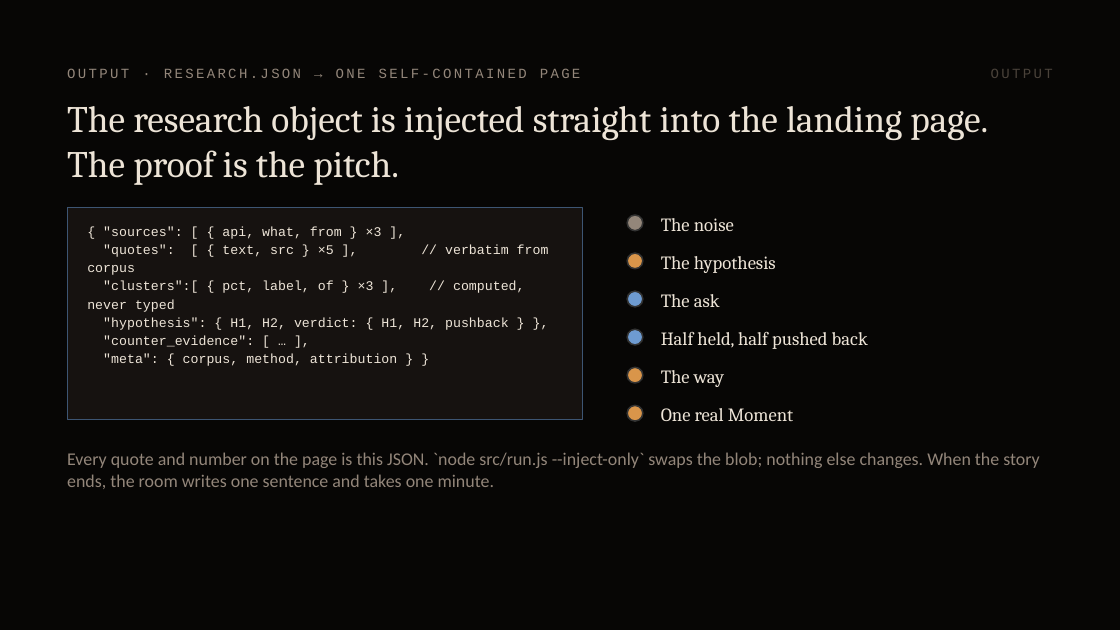
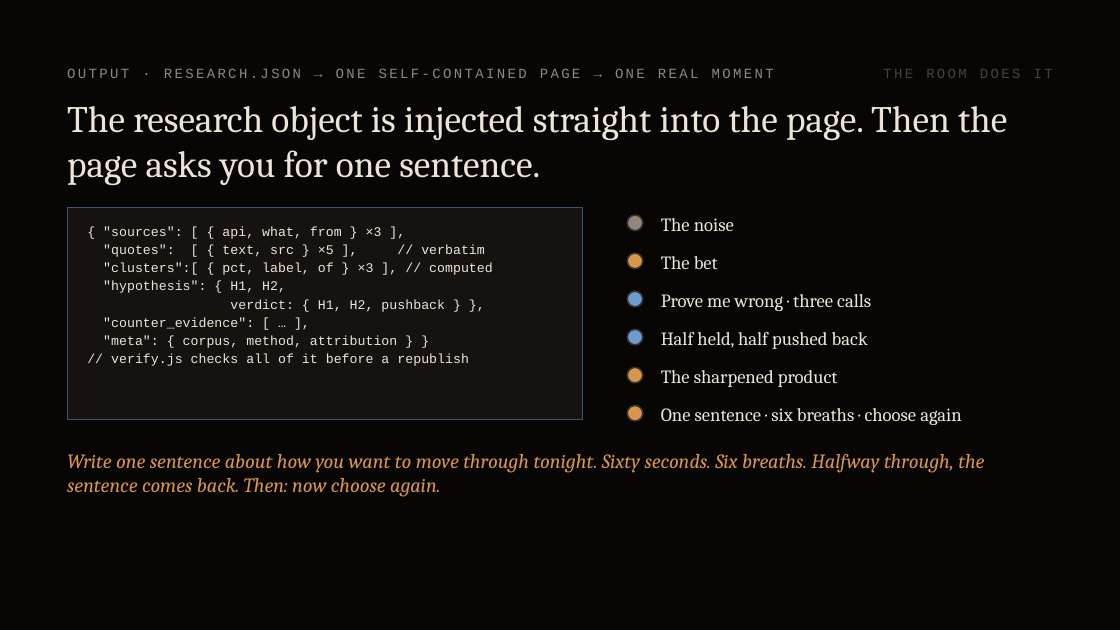
Before and after one commit to kewinzaq1/first-breath, a slide deck: slide 9 of docs/first-breath-how-it-works.pptx. Drawn at 1120x630 pixels with LibreOffice and Linux fonts; fonts in the diff are those of the drawing. Boxes give left, top, right and bottom in pixels: in the first picture for what was removed or moved away, otherwise in the second. Text is boxed around its words. In the diff, an @@ line names an element or a change of style, - is before the commit and + after.

```diff
--- a/docs/first-breath-how-it-works.pptx
+++ b/docs/first-breath-how-it-works.pptx
@@ text at box(67, 68, 774, 78): text changed @@
-OUTPUT · RESEARCH.JSON → ONE SELF-CONTAINED PAGE
+OUTPUT · RESEARCH.JSON → ONE SELF-CONTAINED PAGE → ONE REAL MOMENT
@@ text at box(883, 69, 1053, 78): text changed @@
-OUTPUT
+THE ROOM DOES IT
@@ text at box(67, 106, 1007, 185): text changed @@
-The research object is injected straight into the landing page. The proof is the pitch.
+The research object is injected straight into the page. Then the page asks you for one sentence.
@@ text at box(103, 244, 493, 312): text changed @@
-"quotes": [ { text, src } ×5 ], // verbatim from corpus
-"clusters":[ { pct, label, of } ×3 ], // computed, never typed
-"hypothesis": { H1, H2, verdict: { H1, H2, pushback } },
+"quotes": [ { text, src } ×5 ], // verbatim
+"clusters":[ { pct, label, of } ×3 ], // computed
+"hypothesis": { H1, H2,
+verdict: { H1, H2, pushback } },
@@ text at box(661, 256, 718, 269): text changed @@
-The hypothesis
+The bet
@@ text at box(661, 294, 871, 311): text changed @@
-The ask
+Prove me wrong · three calls
@@ text at box(111, 354, 469, 366): paragraph added @@
+// verify.js checks all of it before a republish
@@ text at box(661, 370, 838, 387): text changed @@
-The way
+The sharpened product
@@ text at box(661, 408, 962, 425): text changed @@
-One real Moment
+One sentence · six breaths · choose again
@@ text at box(67, 454, 984, 497): text changed; size 11.5 to 13 pt; font Calibri to Cambria; text colour #93867A to #D9954A; italic on @@
-Every quote and number on the page is this JSON. `node src/run.js --inject-only` swaps the blob; nothing else changes. When the story ends, the room writes one sentence and takes one minute.
+Write one sentence about how you want to move through tonight. Sixty seconds. Six breaths. Halfway through, the sentence comes back. Then: now choose again.
```
Also in this commit, not shown: 8 other slides changed, 1 slide added, 1 slide removed, 14 other files.
